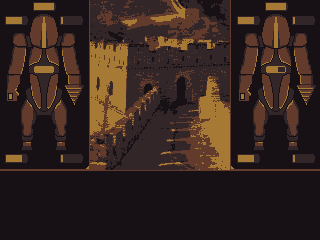
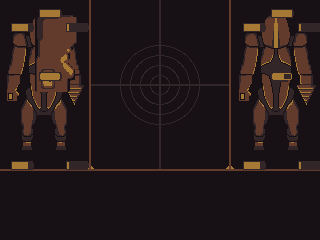
Layers edited between the first and the second 320×240 image:
painted on "Pasted Layer #1" over [5,2,320,170]
added layer "Fist attack" above "mechs" over [35,14,84,92]
painted on "mechs" over [6,13,317,151]
painted on "LeftMech" over [5,0,320,170]
hid "Pasted Layer #2" over [5,0,320,170]
painted on "drill" over [91,0,229,169]
painted on "middle" over [90,0,230,170]